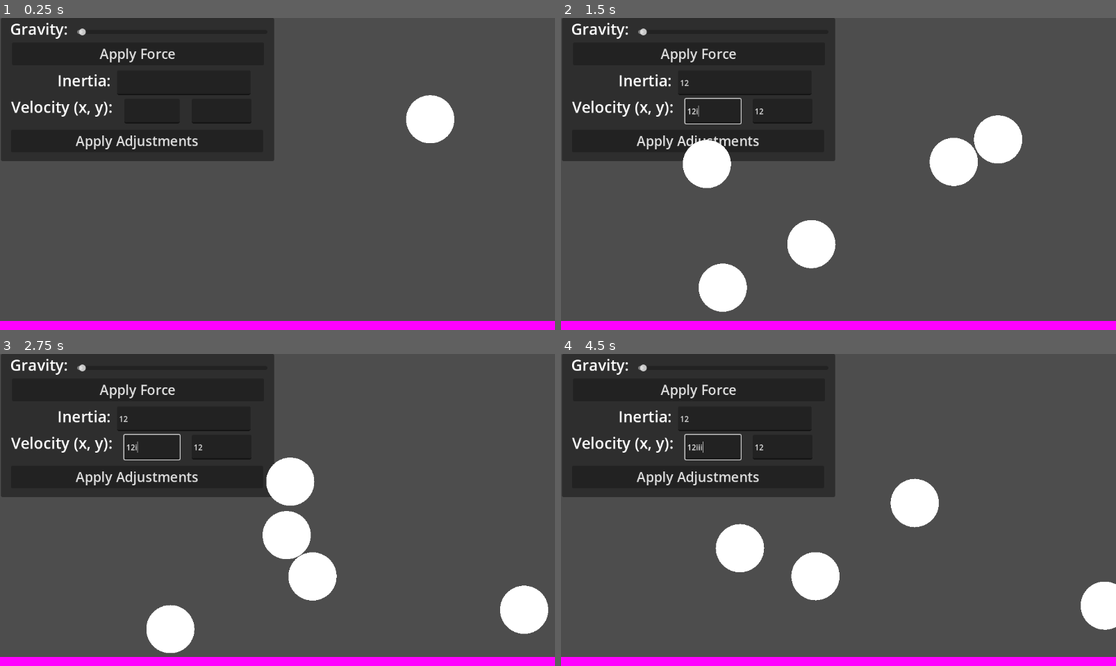
Above: before the commit, frames 1-4 (two rows, left to right).
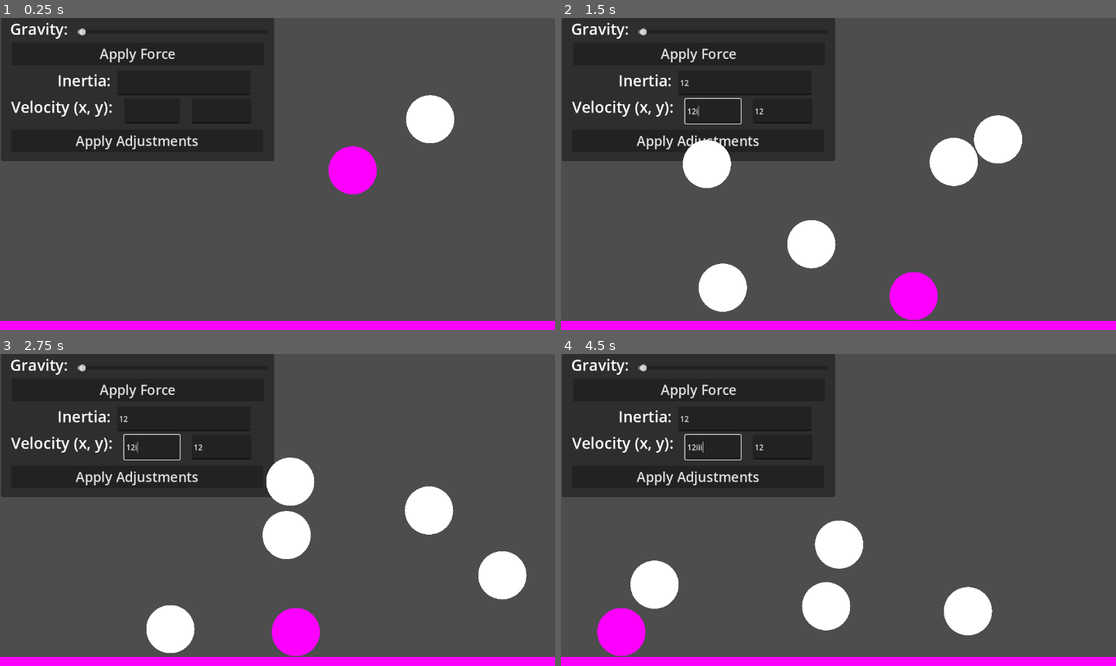
Above: after the commit, the same moments.

Repository: janssen-r/game-design-1
Game: Godot game, scene res://phys_demo.tscn
Same seed, same stepped clock (60 frames per second), same inputs: the game is played once before the commit and once after it. The project has no main scene, so this scene is started directly.
Inputs (mouse positions are in pixels of both pictures, inside the frame that each line leads up to):
- Up to frame 1 (0.25 s): no input
- Up to frame 2 (1.5 s): click (744, 83) at 0.52 s; type "12" at 0.6 s; click (783, 111) at 0.75 s; type "12" at 0.83 s; click (710, 111) at 0.98 s; type "12" at 1.07 s; tap Enter (ui_accept) at 1.25 s; move the mouse to (960, 158) at 1.27 s; hold Right (ui_right) from 1.28 s (still down); tap I (zoom_cam_in) at 1.35 s; click (960, 158) at 1.42 s
- Up to frame 3 (2.75 s): tap Enter (ui_accept) at 1.52 s; release Right (ui_right) at 2 s; drag from (166, 525) to (249, 572) at 2.02 s
- Up to frame 4 (4.5 s): move the mouse to (894, 441) at 2.77 s; hold Left (ui_left) 2.78-3.5 s; tap I (zoom_cam_in) at 2.85, 4.35 s; drag from (810, 572) to (672, 463) at 3.52 s; move the mouse to (1005, 556) at 4.27 s; hold Right (ui_right) from 4.28 s (still down)

The runs differ from the first frame. In frame 1, 1.1% of the frame differs, in the area x 59-68%, y 40-57%; in frame 2, 1.1%; in frame 3, 5.2%; in frame 4, 8.7%, in the area x 6-100%, y 39-97%.

Commit message:
Update 10/23

Diff:
--- a/phys_demo.gd
+++ b/phys_demo.gd
@@ -13,6 +13,10 @@
 		nball.inertia = float($Panel/txtInertia.text)
 		nball.linear_velocity = Vector2(float($Panel/txtVelX.text), float($Panel/txtVelY.text))
 		add_child(nball)
+
+func _keyinput(event: InputEvent) -> void:
+	if event is InputEventKey and event.pressed:
+		var nball = phys_ball.instantiate()
 
 func _on_grav_slider_value_changed(value: float) -> void:
 		for child in get_children():
--- a/phys_demo.tscn
+++ b/phys_demo.tscn
@@ -1,8 +1,9 @@
-[gd_scene load_steps=6 format=3 uid="uid://dbabpilcwspdt"]
+[gd_scene load_steps=7 format=3 uid="uid://dbabpilcwspdt"]
 
 [ext_resource type="Script" path="res://phys_demo.gd" id="1_0g6vg"]
 [ext_resource type="PackedScene" uid="uid://c5kmno8fvkfic" path="res://phys_ball.tscn" id="1_mt2uk"]
 [ext_resource type="Theme" uid="uid://cv1o3wmjapddp" path="res://BigFont.tres" id="3_gmymq"]
+[ext_resource type="PackedScene" uid="uid://citqf1i6yahlg" path="res://phys_explosion.tscn" id="3_imyg1"]
 
 [sub_resource type="RectangleShape2D" id="RectangleShape2D_7xney"]
 size = Vector2(1174, 1018)
@@ -25,6 +26,9 @@
 position = Vector2(580.875, 1138.13)
 scale = Vector2(1168.25, 1017.75)
 texture = SubResource("PlaceholderTexture2D_pxp3w")
+
+[node name="phys_explosion" parent="StaticBody2D" instance=ExtResource("3_imyg1")]
+position = Vector2(732, 288)
 
 [node name="Panel" type="Panel" parent="."]
 offset_left = 2.0
--- /dev/null
+++ b/phys_explosion.gd
@@ -0,0 +1,7 @@
+extends RigidBody2D
+
+func _process(delta: float) -> void:
+	$Timer.start()
+
+func _on_timer_timeout() -> void:
+	self.queue_free()
--- /dev/null
+++ b/phys_explosion.tscn
@@ -0,0 +1,27 @@
+[gd_scene load_steps=5 format=3 uid="uid://citqf1i6yahlg"]
+
+[ext_resource type="Script" path="res://phys_explosion.gd" id="1_n7prt"]
+
+[sub_resource type="CircleShape2D" id="CircleShape2D_t00ci"]
+radius = 50.8035
+
+[sub_resource type="SphereMesh" id="SphereMesh_ju1cq"]
+
+[sub_resource type="PlaceholderTexture2D" id="PlaceholderTexture2D_a6uri"]
+
+[node name="phys_explosion" type="RigidBody2D"]
+script = ExtResource("1_n7prt")
+
+[node name="CollisionShape2D" type="CollisionShape2D" parent="."]
+shape = SubResource("CircleShape2D_t00ci")
+
+[node name="MeshInstance2D" type="MeshInstance2D" parent="."]
+position = Vector2(0, 2.58088e-05)
+scale = Vector2(100.113, 100)
+mesh = SubResource("SphereMesh_ju1cq")
+texture = SubResource("PlaceholderTexture2D_a6uri")
+
+[node name="Timer" type="Timer" parent="."]
+wait_time = 0.5
+
+[connection signal="timeout" from="Timer" to="." method="_on_timer_timeout"]
